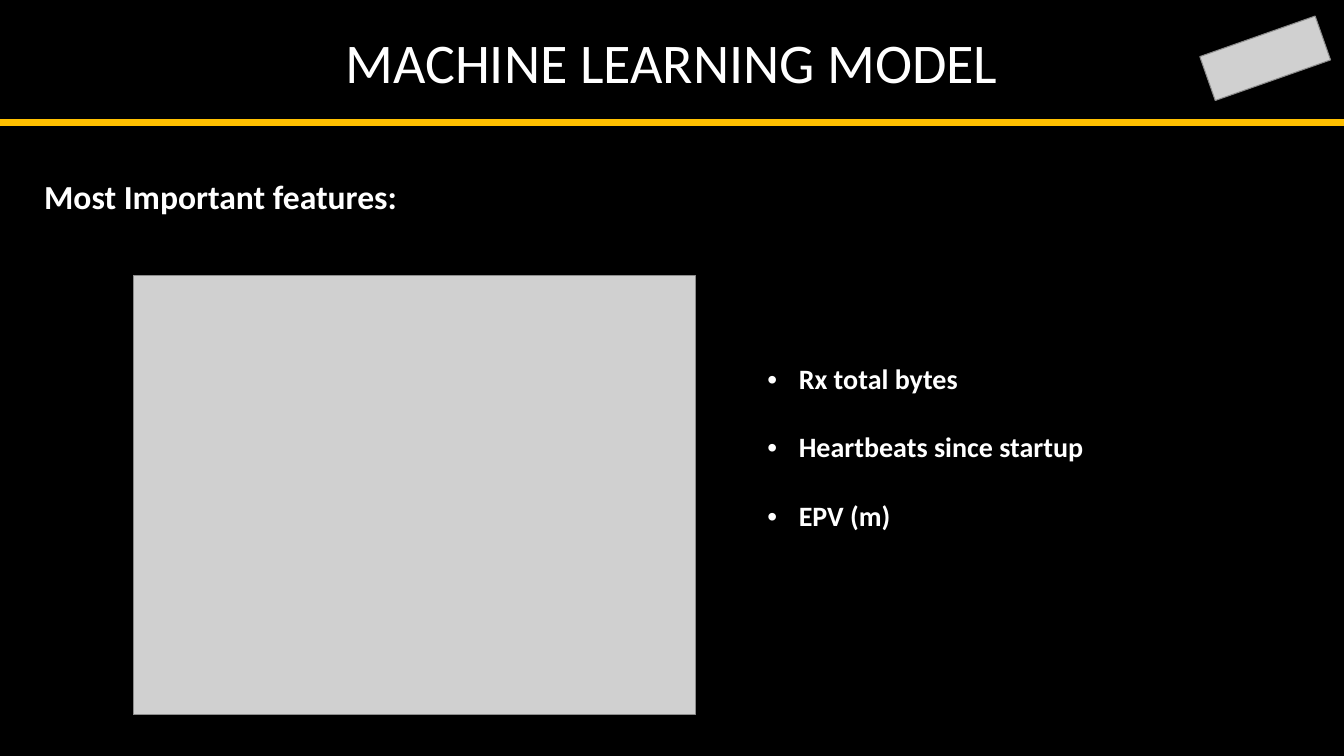
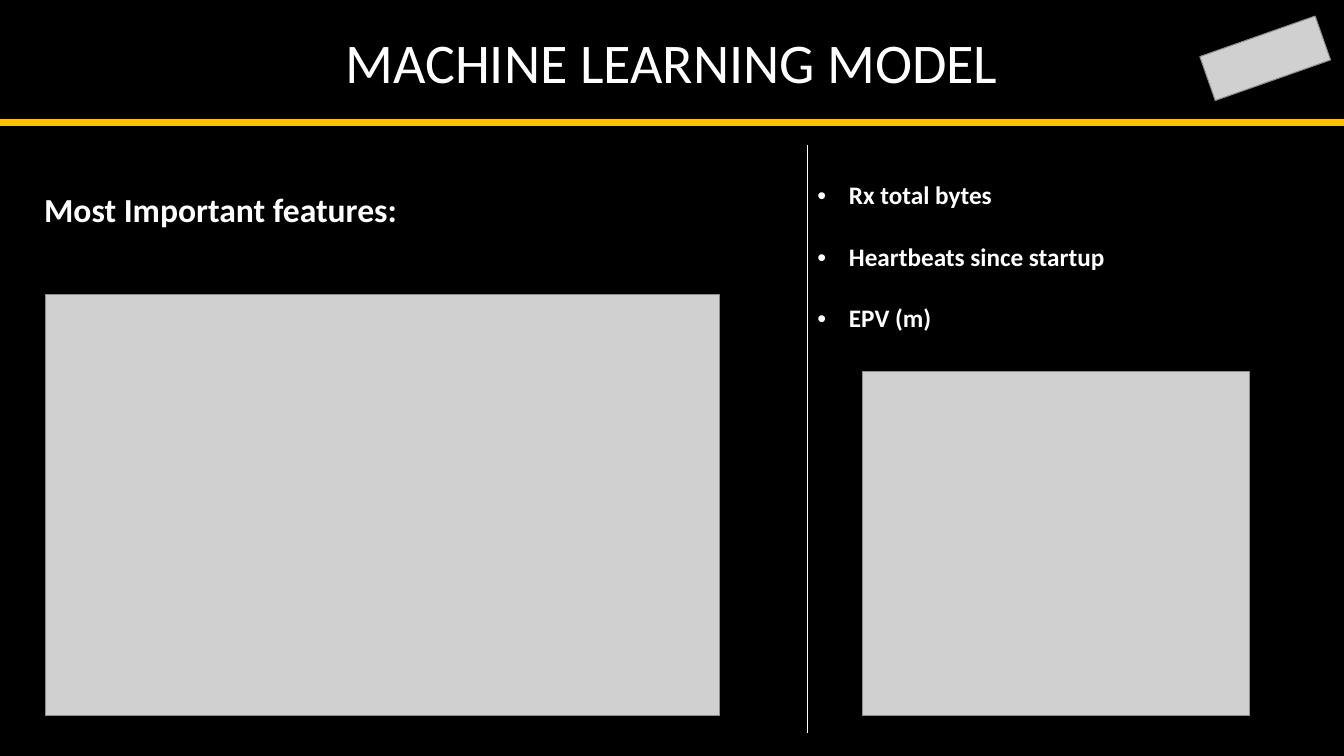
Before and after one commit to MrAshTag/Drone_Faults_Anomaly_Detection, a slide deck: slide 8 of Drone_Faults_and_Anomaly_detection.pptx. Drawn at 1344x756 pixels with LibreOffice and Linux fonts; fonts in the diff are those of the drawing; grey boxes stand for pictures; background and template pictures are left out. Boxes give left, top, right and bottom in pixels: in the first picture for what was removed or moved away, otherwise in the second. Text is boxed around its words. In the diff, an @@ line names an element or a change of style, - is before the commit and + after.

```diff
--- a/Drone_Faults_and_Anomaly_detection.pptx
+++ b/Drone_Faults_and_Anomaly_detection.pptx
@@ table at <box>34,145,1310,733</box> @@
@@ size 20 to 18 pt in "Rx total bytes", "Heartbeats since startup", "EPV (m)" @@
@@ borders changed @@
@@ table: place and size @@
-table at <box>34,173,1310,733</box>
+table at <box>34,145,1310,733</box>
@@ picture: place and size @@
-picture at <box>133,275,696,715</box>
+picture at <box>45,294,720,716</box>
@@ picture added at <box>863,372,1250,717</box> @@
```
Also in this commit, not shown: 7 other slides changed.
